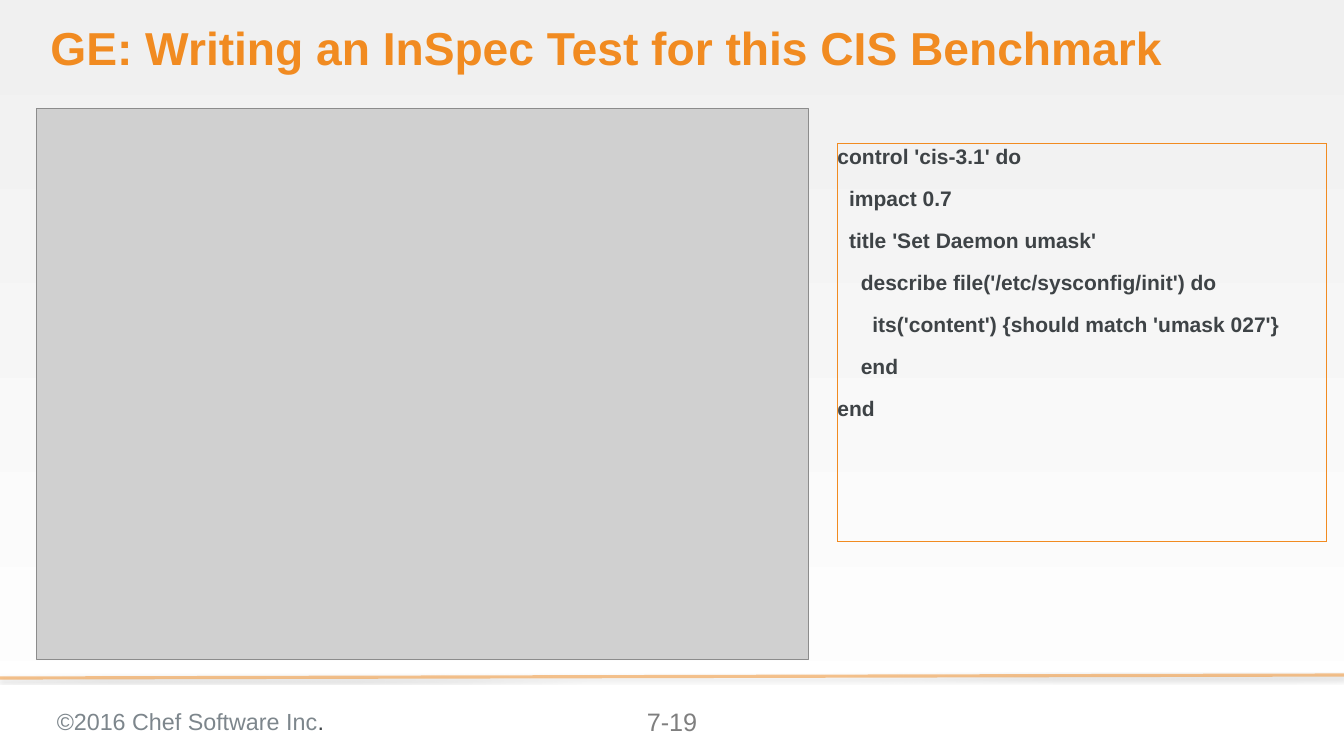
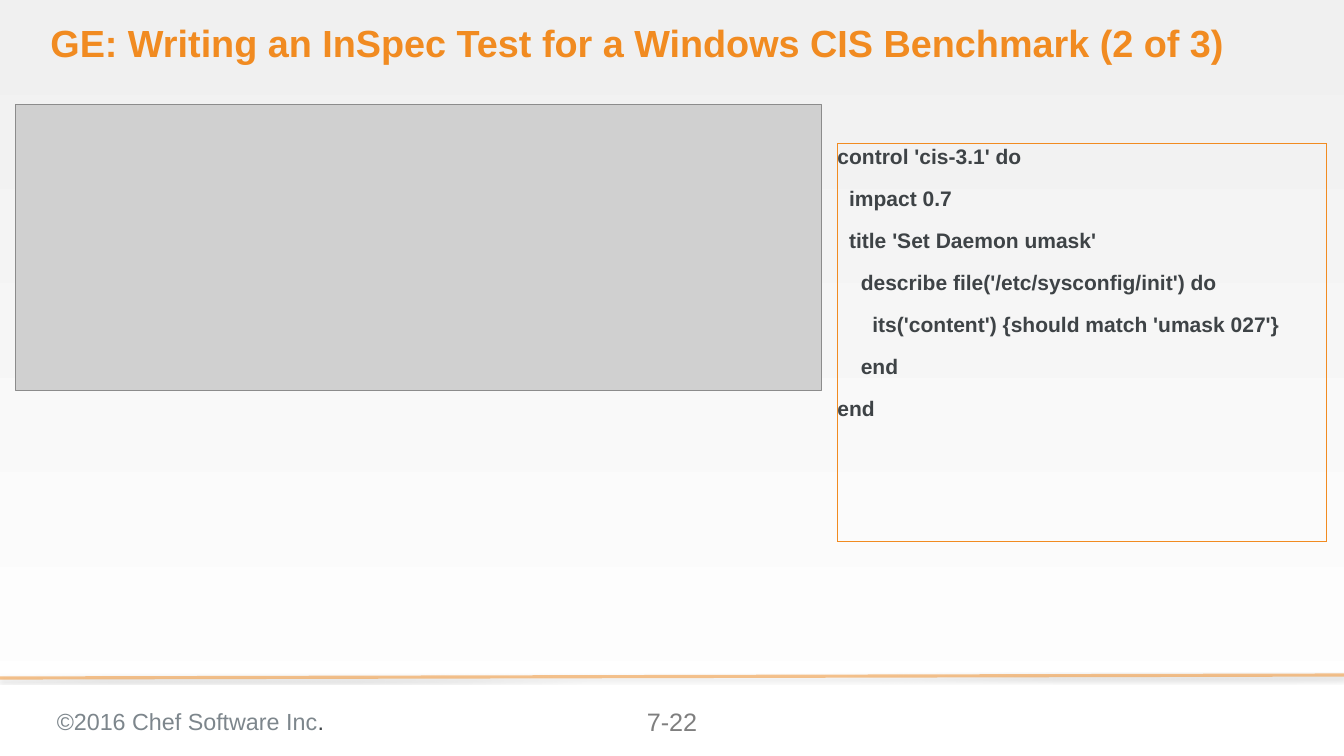
Before and after one commit to bchamby/chef-compliance-installation-configuration-operation, a slide deck: slide 22 of 07-compliance-frameworks-inspec.pptx (slide 19 before the commit). Drawn at 1344x756 pixels with LibreOffice and Linux fonts; fonts in the diff are those of the drawing; grey boxes stand for pictures; background and template pictures are left out. Boxes give left, top, right and bottom in pixels: in the first picture for what was removed or moved away, otherwise in the second. Text is boxed around its words. In the diff, an @@ line names an element or a change of style, - is before the commit and + after.

Commit message:
added InSpec Test for a Windows CIS Benchmark slides

```diff
--- a/07-compliance-frameworks-inspec.pptx
+++ b/07-compliance-frameworks-inspec.pptx
@@ title at (50, 29, 1224, 65): text changed; size 44 to 36 pt @@
-GE: Writing an InSpec Test for this CIS Benchmark
+GE: Writing an InSpec Test for a Windows CIS Benchmark (2 of 3)
@@ picture added at (16, 104, 822, 390) @@
@@ picture removed at (36, 108, 808, 658) @@
@@ page number at (647, 713, 697, 731): text changed @@
-7-19
+7-22
```
Also in this commit, not shown: 3 other slides changed, 3 slides added.
